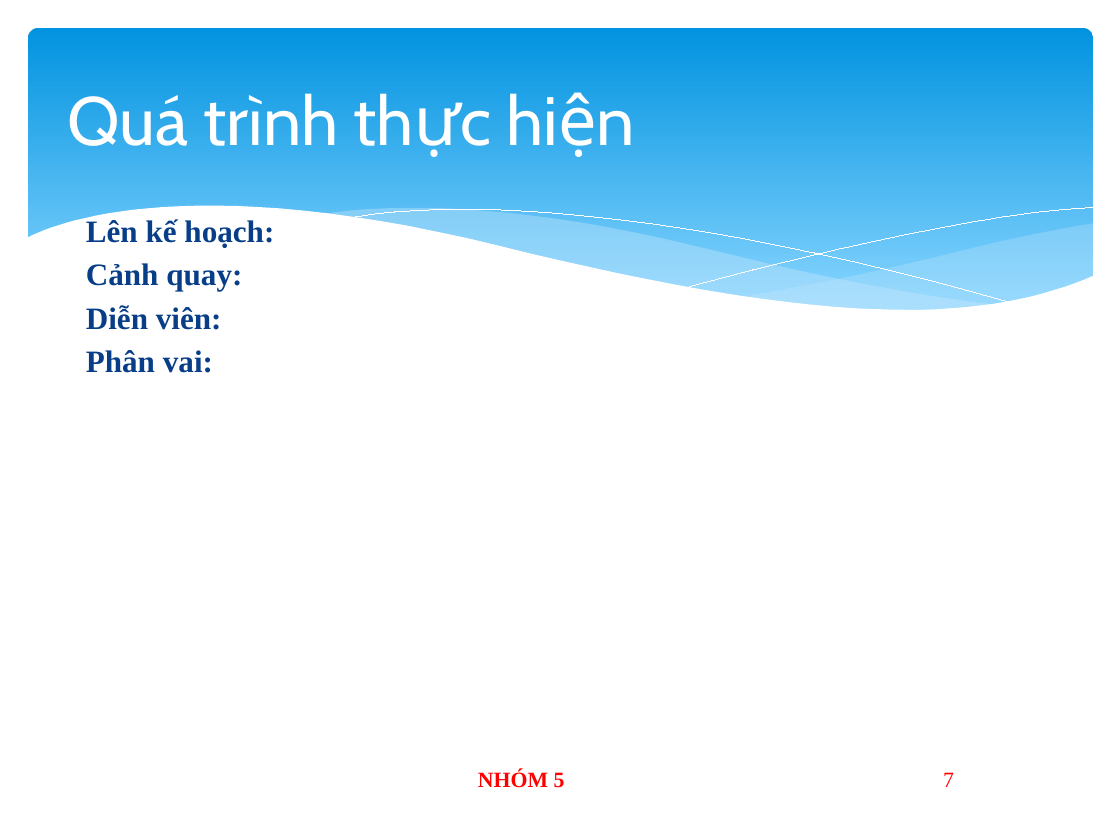
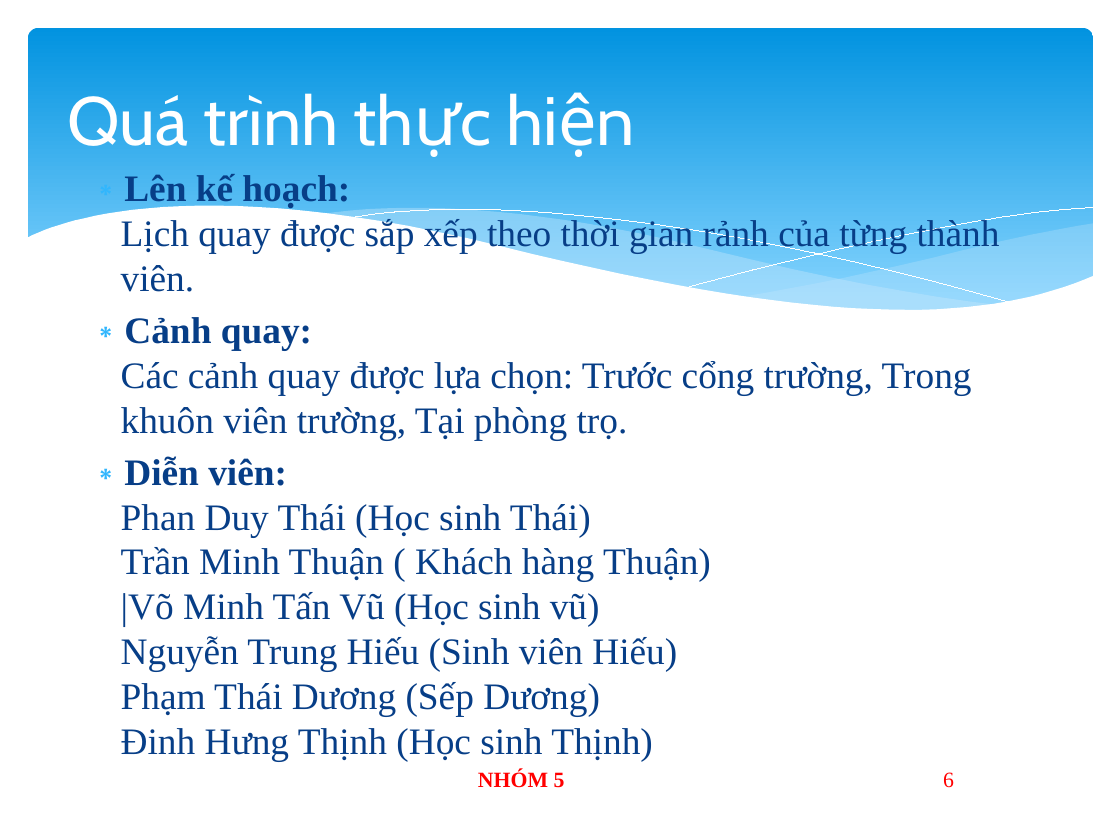
Before and after one commit to ThinhMasu/Nhom5, a slide deck: slide 6 of dh.pptx (slide 7 before the commit). Drawn at 1120x840 pixels with LibreOffice and Linux fonts; fonts in the diff are those of the drawing. Boxes give left, top, right and bottom in pixels: in the first picture for what was removed or moved away, otherwise in the second. Text is boxed around its words. In the diff, an @@ line names an element or a change of style, - is before the commit and + after.

Commit message:
Làm slide 5 & 6
Đinh Hưng Thịnh CD17TT7

```diff
--- a/dh.pptx
+++ b/dh.pptx
@@ text at [121,174,1000,716]: text changed; size 20 to 24 pt; bold off @@
-Lên kế hoạch:
-Cảnh quay:
-Diễn viên:
-Phân vai:
+∗ Lên kế hoạch:
+  Lịch quay được sắp xếp theo thời gian rảnh của từng thành viên.
+∗ Cảnh quay:
+  Các cảnh quay được lựa chọn: Trước cổng trường, Trong khuôn viên trường, Tại phòng trọ.
+∗ Diễn viên:
+  Phan Duy Thái (Học sinh Thái)
+  Trần Minh Thuận ( Khách hàng Thuận)
+  |Võ Minh Tấn Vũ (Học sinh vũ)
+  Nguyễn Trung Hiếu (Sinh viên Hiếu)
+  Phạm Thái Dương (Sếp Dương)
+  Đinh Hưng Thịnh (Học sinh Thịnh)
@@ page number at [943,772,954,788]: text changed @@
-7
+6
```
Also in this commit, not shown: 1 other slide changed.
